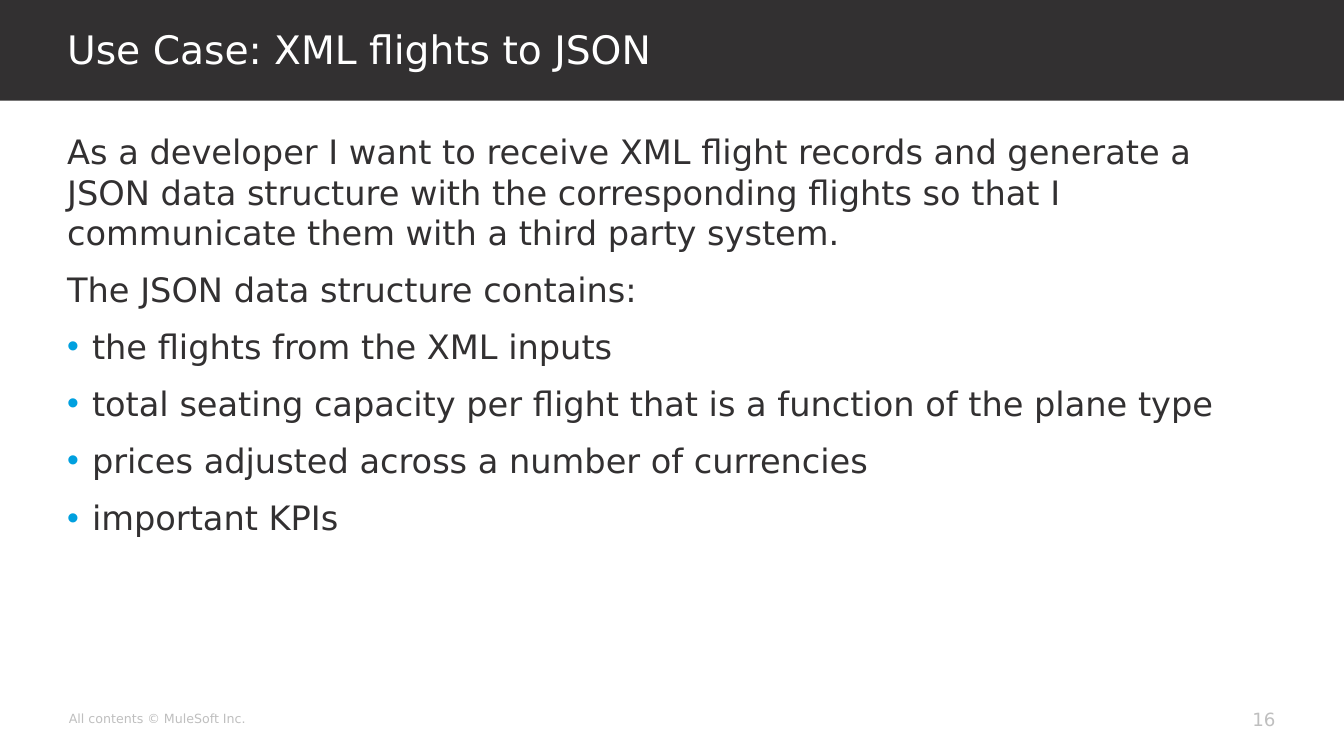
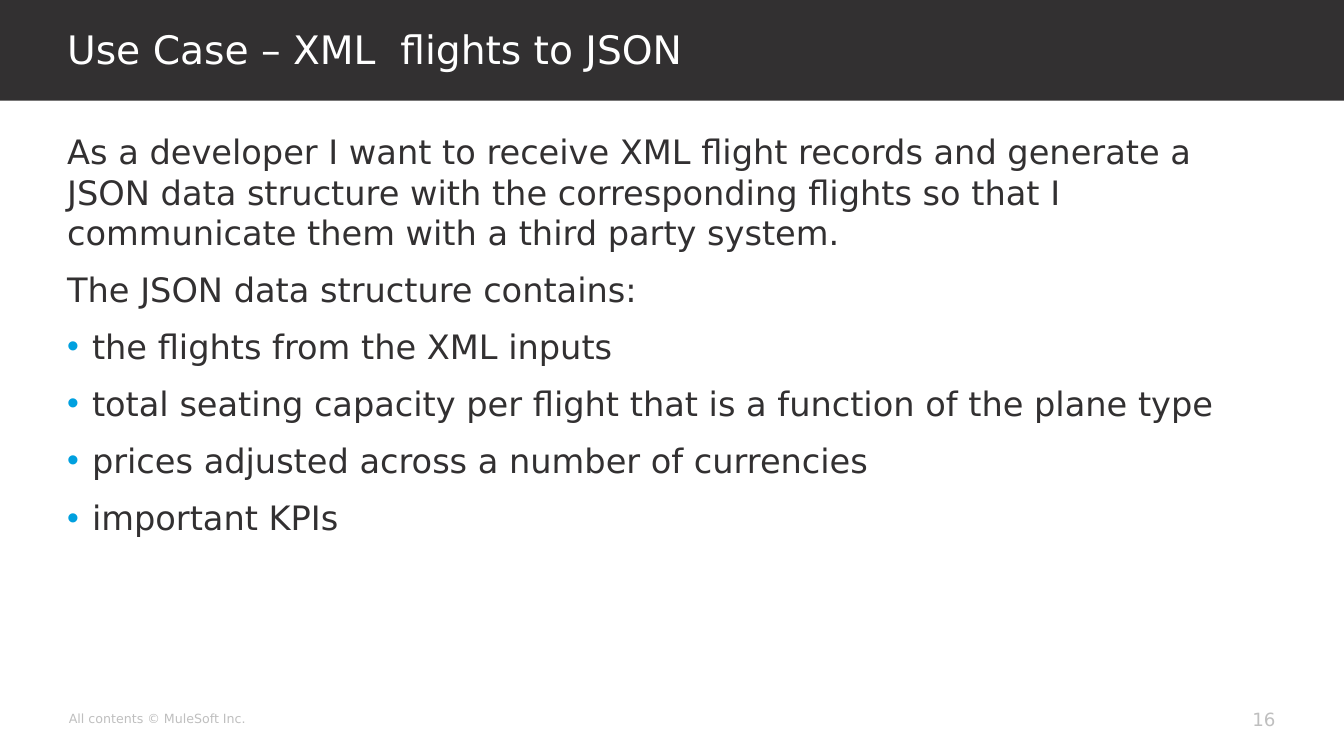
Before and after one commit to georgekwi/manual, a slide deck: slide 16 of slides/intro.pptx. Drawn at 1344x756 pixels with LibreOffice and Linux fonts; fonts in the diff are those of the drawing; background and template pictures are left out. Boxes give left, top, right and bottom in pixels: in the first picture for what was removed or moved away, otherwise in the second. Text is boxed around its words. In the diff, an @@ line names an element or a change of style, - is before the commit and + after.

```diff
--- a/slides/intro.pptx
+++ b/slides/intro.pptx
@@ title at (x1=67, y1=34, x2=682, y2=72): text changed @@
-Use Case: XML flights to JSON
+Use Case – XML flights to JSON
```
Also in this commit, not shown: 1 other slide changed, 2 other files.
